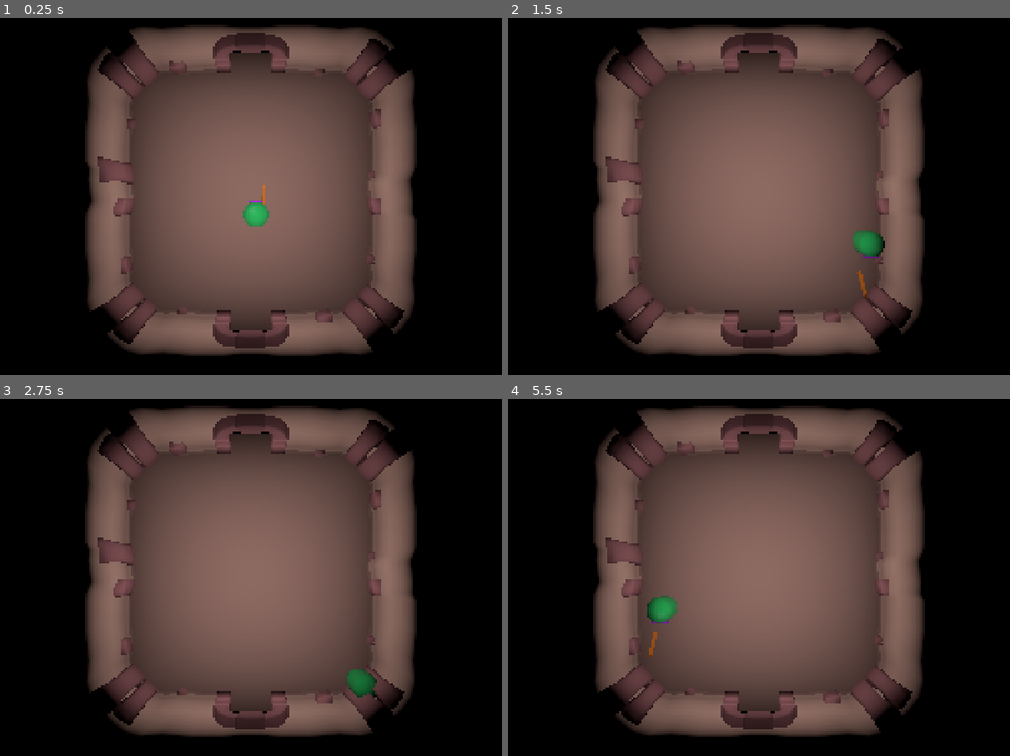
Above: before the commit, frames 1-4 (two rows, left to right).
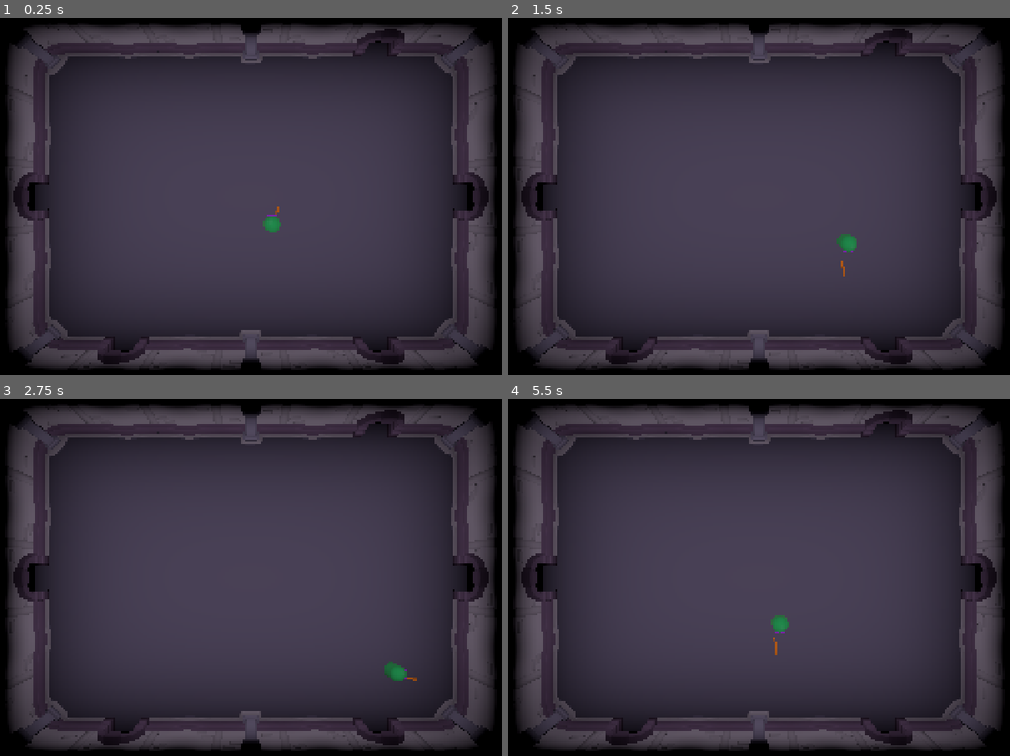
Above: after the commit, the same moments.

Repository: panable/brackeysjam-2026.2
Game: Godot game, scene res://Scenes/RealGame.tscn
The game is run twice, just before and just after one commit, with the same random seed, the same clock (stepped at 60 frames per second) and the same inputs.
Inputs:
- Up to frame 1 (0.25 s): no input
- Up to frame 2 (1.5 s): tap Enter at 0.5 s; hold D (move_right) 0.53-1.28 s; tap Space (attack) at 0.6, 1.35 s; hold S (move_back) from 1.28 s (still down)
- Up to frame 3 (2.75 s): release S (move_back) at 2.03 s; hold D (move_right) from 2.03 s (still down); tap Space (attack) at 2.1 s
- Up to frame 4 (5.5 s): release D (move_right) at 2.78 s; hold W (move_forward) 2.78-3.53 s; tap Space (attack) every 0.75 s from 2.85 to 5.1 s; hold A (move_left) 3.53-5.03 s; hold S (move_back) from 5.03 s (still down)

The runs differ from the first frame. In frame 1, 83% of the frame differs, in the area x 1-99%, y 1-99%; in frame 2, 83%; in frame 3, 83%; in frame 4, 83%.

Commit message:
28-29 done

Diff:
--- a/Scenes/Dungeons/Dungeon28.tscn
+++ b/Scenes/Dungeons/Dungeon28.tscn
@@ -23,6 +23,7 @@
 
 [node name="SouthR" parent="Doorways/Entrances" unique_id=62639890 instance=ExtResource("2_4mbur")]
 transform = Transform3D(-4.371139e-08, 0, 1, 0, 1, 0, -1, 0, -4.371139e-08, 7.997059, 0.8, 2.0499995)
+destination_room = "uid://bh73aq1b1bgs5"
 destination_entrace = "North"
 
 [node name="North" parent="Doorways/Entrances" unique_id=56315278 instance=ExtResource("2_4mbur")]
--- /dev/null
+++ b/Scenes/Dungeons/Dungeon29.tscn
@@ -0,0 +1,46 @@
+[gd_scene format=3 uid="uid://bh73aq1b1bgs5"]
+
+[ext_resource type="Script" uid="uid://dlwfb4ud68h73" path="res://Scripts/dungeon.gd" id="1_bli67"]
+[ext_resource type="PackedScene" uid="uid://c1aylrnw1jm4c" path="res://Scenes/Dungeons/door_portal.tscn" id="1_qfdy8"]
+[ext_resource type="PackedScene" uid="uid://cj3t2q27nmi6o" path="res://Scenes/Rooms/Room29.tscn" id="2_bli67"]
+
+[node name="Dungeon29" type="Node3D" unique_id=1393948544]
+script = ExtResource("1_bli67")
+
+[node name="Camera3D" type="Camera3D" parent="." unique_id=196654235]
+transform = Transform3D(1, 0, 0, 0, -4.371139e-08, 1, 0, -1, -4.371139e-08, 1.9999999, 18.845, 0.008392632)
+fov = 50.0
+
+[node name="Doorways" type="Node" parent="." unique_id=1454587170]
+
+[node name="Entrances" type="Node" parent="Doorways" unique_id=1375902230]
+
+[node name="East" parent="Doorways/Entrances" unique_id=1473644779 instance=ExtResource("1_qfdy8")]
+transform = Transform3D(-1, 0, 8.742278e-08, 0, 1, 0, -8.742278e-08, 0, -1, 14.000001, 0.8, -1.1920929e-07)
+destination_room = "uid://dbrdh2jkvtrhv"
+
+[node name="North" parent="Doorways/Entrances" unique_id=905586357 instance=ExtResource("1_qfdy8")]
+transform = Transform3D(-4.371139e-08, 0, -1, 0, 1, 0, 1, 0, -4.371139e-08, -4, 0.8, -5.9500003)
+destination_room = "uid://jy0at7m07voj"
+destination_entrace = "SouthR"
+
+[node name="South" parent="Doorways/Entrances" unique_id=563622783 instance=ExtResource("1_qfdy8")]
+transform = Transform3D(8.940697e-08, 0, 0.99999994, 0, 1, 0, -0.99999994, 0, 8.940697e-08, 4, 0.8, 6.050001)
+destination_room = "uid://blw6scicmp6a7"
+destination_entrace = "North"
+
+[node name="Exits" type="Node" parent="Doorways" unique_id=307541799]
+
+[node name="East" type="Marker3D" parent="Doorways/Exits" unique_id=1643549440]
+transform = Transform3D(-1, 0, 8.742278e-08, 0, 1, 0, -8.742278e-08, 0, -1, 12.500001, 0.8, -1.1920929e-07)
+gizmo_extents = 0.26
+
+[node name="North" type="Marker3D" parent="Doorways/Exits" unique_id=256345138]
+transform = Transform3D(-4.371139e-08, 0, -1, 0, 1, 0, 1, 0, -4.371139e-08, -4, 0.8, -4.65)
+gizmo_extents = 0.26
+
+[node name="South" type="Marker3D" parent="Doorways/Exits" unique_id=261381408]
+transform = Transform3D(8.940697e-08, 0, 0.99999994, 0, 1, 0, -0.99999994, 0, 8.940697e-08, 4, 0.8, 4.550001)
+gizmo_extents = 0.26
+
+[node name="Room1" parent="." unique_id=20324241 instance=ExtResource("2_bli67")]
--- a/Scenes/RealGame.tscn
+++ b/Scenes/RealGame.tscn
@@ -2,7 +2,7 @@
 
 [ext_resource type="Script" uid="uid://c6rlwo0ec1bf1" path="res://Scenes/world_manager.gd" id="1_mub7f"]
 [ext_resource type="PackedScene" uid="uid://6vac72p2c7e1" path="res://playa.tscn" id="2_i0vv1"]
-[ext_resource type="PackedScene" uid="uid://ca5i3e21sgvny" path="res://Scenes/Dungeons/Dungeon21.tscn" id="3_mub7f"]
+[ext_resource type="PackedScene" uid="uid://jy0at7m07voj" path="res://Scenes/Dungeons/Dungeon28.tscn" id="3_mub7f"]
 
 [sub_resource type="Environment" id="Environment_t1osg"]
 background_mode = 1
@@ -19,12 +19,12 @@
 
 [node name="WorldManager" type="Node" parent="." unique_id=311855638 node_paths=PackedStringArray("current_dungeon")]
 script = ExtResource("1_mub7f")
-current_dungeon = NodePath("../Dungeon21")
+current_dungeon = NodePath("../Dungeon28")
 
 [node name="WorldEnvironment" type="WorldEnvironment" parent="." unique_id=444365118]
 environment = SubResource("Environment_t1osg")
 
 [node name="playa" parent="." unique_id=990109964 instance=ExtResource("2_i0vv1")]
-transform = Transform3D(1, 0, 0, 0, 1, 0, 0, 0, 1, -3.8, 1.3000001, 0.099999905)
+transform = Transform3D(1, 0, 0, 0, 1, 0, 0, 0, 1, 1.3, 1.3000001, -6.3)
 
-[node name="Dungeon21" parent="." unique_id=777947280 instance=ExtResource("3_mub7f")]
+[node name="Dungeon28" parent="." unique_id=687336617 instance=ExtResource("3_mub7f")]
